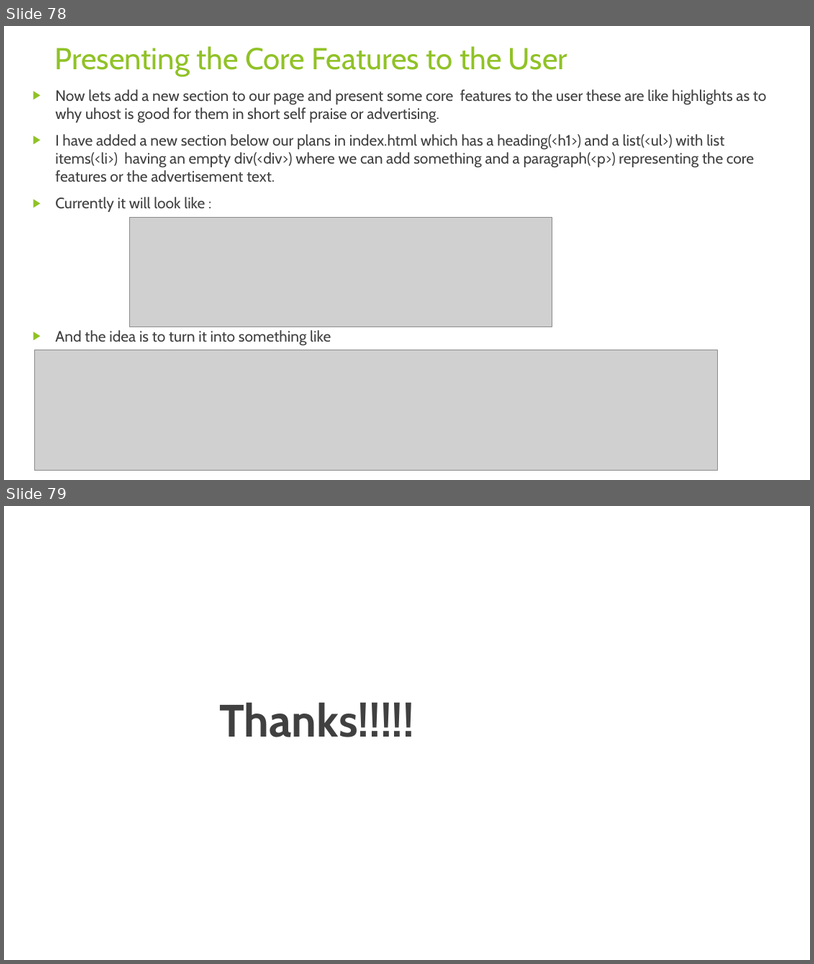
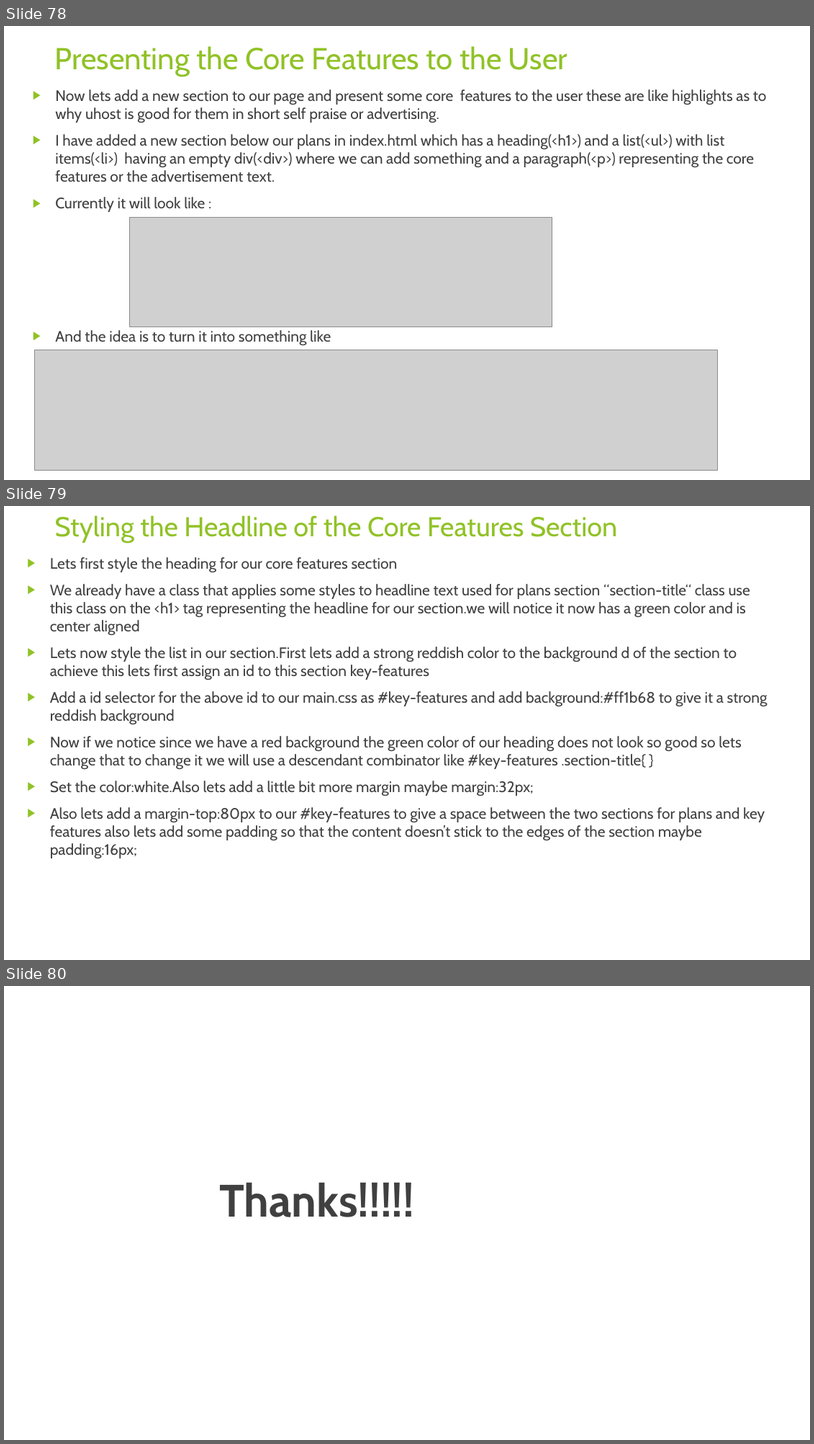
Before and after one commit to rudhrainfogain/CSS, a slide deck: PPT/Css-v5.pptx. Shown one above the other, each under a label of ours: slides 78 and 79 before the commit, slides 78, 79 and 80 after it. The pictures are 814x964 and 814x1444 pixels, drawn with LibreOffice and Linux fonts; fonts in the diff are those of the drawing; grey boxes stand for pictures. Boxes give left, top, right and bottom in pixels: in the first picture for what was removed or moved away, otherwise in the second. Text is boxed around its words. In the diff, an @@ line names an element or a change of style, - is before the commit and + after.

Commit message:
StylingHeadline

```diff
--- a/PPT/Css-v5.pptx
+++ b/PPT/Css-v5.pptx
@@ slide 79 added at box(4, 506, 810, 960), background #FFFFFF @@
@@ title added at box(55, 515, 617, 543), 32.4 pt, text #90C226 @@
+Styling the Headline of the Core Features Section
@@ text added at box(50, 557, 768, 859), 18 pt, text #404040 @@
+▶ Lets first style the heading for our core features section
+▶ We already have a class that applies some styles to headline text used for plans section “section-title“ class use this class on the <h1> tag representing the headline for our section.we will notice it now has a green color and is center aligned
+▶ Lets now style the list in our section.First lets add a strong reddish color to the background d of the section to achieve this lets first assign an id to this section key-features
+▶ Add a id selector for the above id to our main.css as #key-features and add background:#ff1b68 to give it a strong reddish background
+▶ Now if we notice since we have a red background the green color of our heading does not look so good so lets change that to change it we will use a descendant combinator like #key-features .section-title{ }
+▶ Set the color:white.Also lets add a little bit more margin maybe margin:32px;
+▶ Also lets add a margin-top:80px to our #key-features to give a space between the two sections for plans and key features also lets add some padding so that the content doesn’t stick to the edges of the section maybe padding:16px;
@@ what was slide 79 is now slide 80 @@
```
Also in this commit, not shown: 2 other files.
